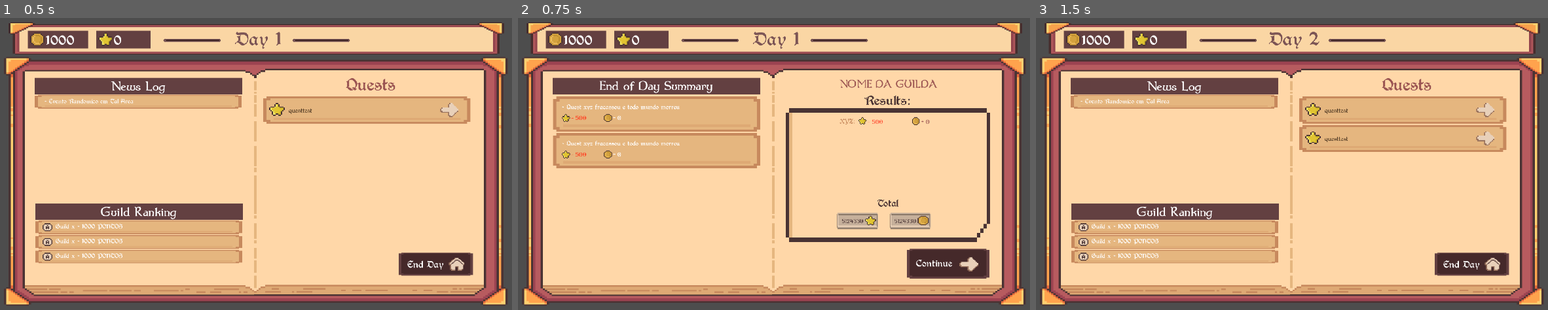
Above: before the commit, frames 1-3 (left to right).
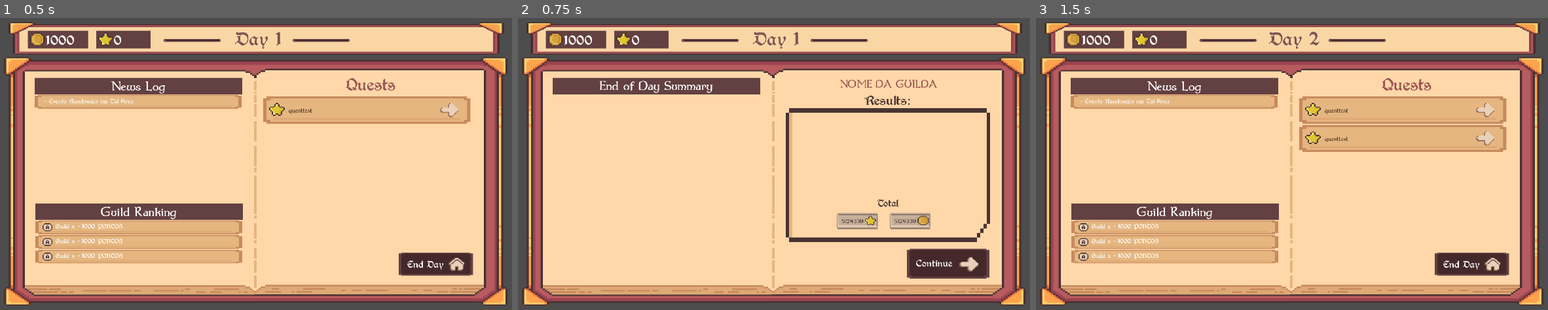
Above: after the commit, the same moments.

Repository: igoralves3/BrackeysGameJamIgorJoaoRodrigo
Game: Godot game, scene res://Scenes/Main.tscn
The game is run twice, just before and just after one commit, with the same random seed, the same clock (stepped at 60 frames per second) and the same inputs.
Inputs:
- Up to frame 1 (0.5 s): no input
- Up to frame 2 (0.75 s): click "End Day" at 0.5 s
- Up to frame 3 (1.5 s): click "Continue" at 1.25 s

Frame 1 is identical in both runs. In frame 2, 9.7% of the frame differs, in the area x 6-81%, y 26-52%; in frame 3, nothing differs.

Commit message:
end of day methods

Diff:
--- a/bragamejam2025.2_guildmaster/Scenes/result_quest_end.tscn
+++ b/bragamejam2025.2_guildmaster/Scenes/result_quest_end.tscn
@@ -13,7 +13,7 @@
 [node name="Rep_HBoxContainer" type="HBoxContainer" parent="."]
 layout_mode = 2
 
-[node name="QuestLabel" type="Label" parent="Rep_HBoxContainer"]
+[node name="QuestNameLabel" type="Label" parent="Rep_HBoxContainer"]
 modulate = Color(0.780392, 0.537255, 0.364706, 1)
 custom_minimum_size = Vector2(0, 25)
 layout_mode = 2
@@ -27,7 +27,7 @@
 texture = ExtResource("2_4nv7m")
 stretch_mode = 4
 
-[node name="QuestResult" type="Label" parent="Rep_HBoxContainer"]
+[node name="QuestRepResult" type="Label" parent="Rep_HBoxContainer"]
 modulate = Color(1, 0.309804, 0.203922, 1)
 custom_minimum_size = Vector2(0, 30)
 layout_mode = 2
@@ -49,7 +49,7 @@
 texture = ExtResource("4_mbl6y")
 stretch_mode = 4
 
-[node name="QuestResult" type="Label" parent="Gold_HBoxContainer"]
+[node name="QuestGoldResult" type="Label" parent="Gold_HBoxContainer"]
 modulate = Color(0.6, 0.32549, 0.317647, 1)
 custom_minimum_size = Vector2(0, 30)
 layout_mode = 2
--- a/bragamejam2025.2_guildmaster/Scripts/Classes/quest.gd
+++ b/bragamejam2025.2_guildmaster/Scripts/Classes/quest.gd
@@ -4,5 +4,4 @@
 var gold = 0
 var onGoing = false
 var questname = "questtest"
-
 var questAdventurers: Array[adventurer]
--- a/bragamejam2025.2_guildmaster/Scripts/GameManager.gd
+++ b/bragamejam2025.2_guildmaster/Scripts/GameManager.gd
@@ -12,6 +12,7 @@
 
 	match page:
 		"endofday":
+			endOfDay.resolvePendingDayEvents()
 			endOfDay.visible = true
 		"lobby":
 			guildLobby.visible = true
--- a/bragamejam2025.2_guildmaster/Scripts/end_of_day.gd
+++ b/bragamejam2025.2_guildmaster/Scripts/end_of_day.gd
@@ -1,7 +1,42 @@
 extends NinePatchRect
 
+@onready var questsSummaryContainer = $LeftPage_BG/QuestLogLabel/ScrollContainer/VBoxContainer
+@onready var questsResultsContainer = $RightPage_BG/Results/ResultsScrollContainer/VBoxContainer
+
+var quest_end_summary = preload("res://Scenes/quest_log_end_summary.tscn")
+var quest_result_value = preload("res://Scenes/result_quest_end.tscn")
 
 
+func resolvePendingDayEvents():
+	clearViews()
+	## pegar todas as quests ativas e resolver elas
+	for activeQuest in Globals.onGoingQuests:
+		resolveQuest(activeQuest)
+
+		## populate summaries
+		var questsum = quest_end_summary.instantiate()
+		questsSummaryContainer.add_child(questsum)
+		#questsum.setLabels(q)
+
+		## populate overall rep and gold gain
+		var questresult = quest_result_value.instantiate()
+		questsResultsContainer.add_child(questresult)
+		#questresult.setLabels()
+
+	## calculate and att total
+
+
+func resolveQuest(q: quest):
+	pass
+
+func clearViews():
+	var children = questsResultsContainer.get_children()
+	for c in children:
+		c.queue_free()
+
+	var children2 = questsSummaryContainer.get_children()
+	for c2 in children2:
+		c2.queue_free()
 
 func _on_back_to_lobby_button_pressed() -> void:
 	get_tree().get_root().get_node("Main").changeBookPage("lobby")
--- a/bragamejam2025.2_guildmaster/Scripts/quest_log_end_summary.gd
+++ b/bragamejam2025.2_guildmaster/Scripts/quest_log_end_summary.gd
@@ -6,8 +6,15 @@
 @onready var goldLabel = $VBoxContainer/HBoxContainer/GoldResult/GoldResultLabel
 
 
-func _ready() -> void:
-	setLabels()
+func setLabels(failstate, charactersDead, repObtained, goldObtained):
+	if failstate == true:
+		logLabel.text = "quest falhou"
+	else:
+		logLabel.text = "quest sucesso"
 
-func setLabels():
-	pass
+	if charactersDead.size()>0:
+		for cdeaths in charactersDead:
+			logLabel.text = logLabel.text + " - " + charactersDead[0] + " morreu!"
+
+	repLabel.text = repObtained
+	goldLabel.text = goldObtained
--- a/bragamejam2025.2_guildmaster/Scripts/result_quest_end.gd
+++ b/bragamejam2025.2_guildmaster/Scripts/result_quest_end.gd
@@ -1 +1,15 @@
 extends HBoxContainer
+
+
+@onready var questNameLabel = $Rep_HBoxContainer/QuestNameLabel
+@onready var questRepLabel = $Rep_HBoxContainer/QuestRepResult
+@onready var questGoldLabel = $Gold_HBoxContainer/QuestGoldResult
+
+func setLabels(questName, repObtained, goldObtained):
+
+	questNameLabel.text = questName
+	questRepLabel.text = repObtained
+	questGoldLabel.text = goldObtained
+
+	if repObtained < 0:
+		questRepLabel.modulate = Color("#FF4f34")
